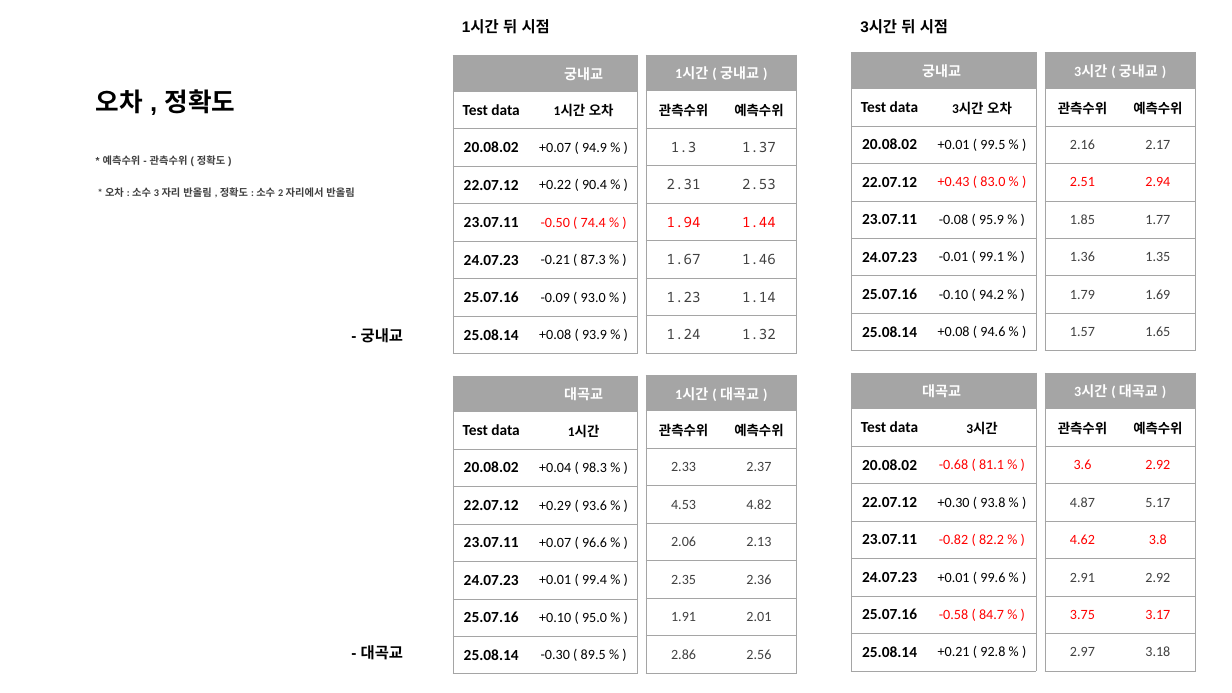
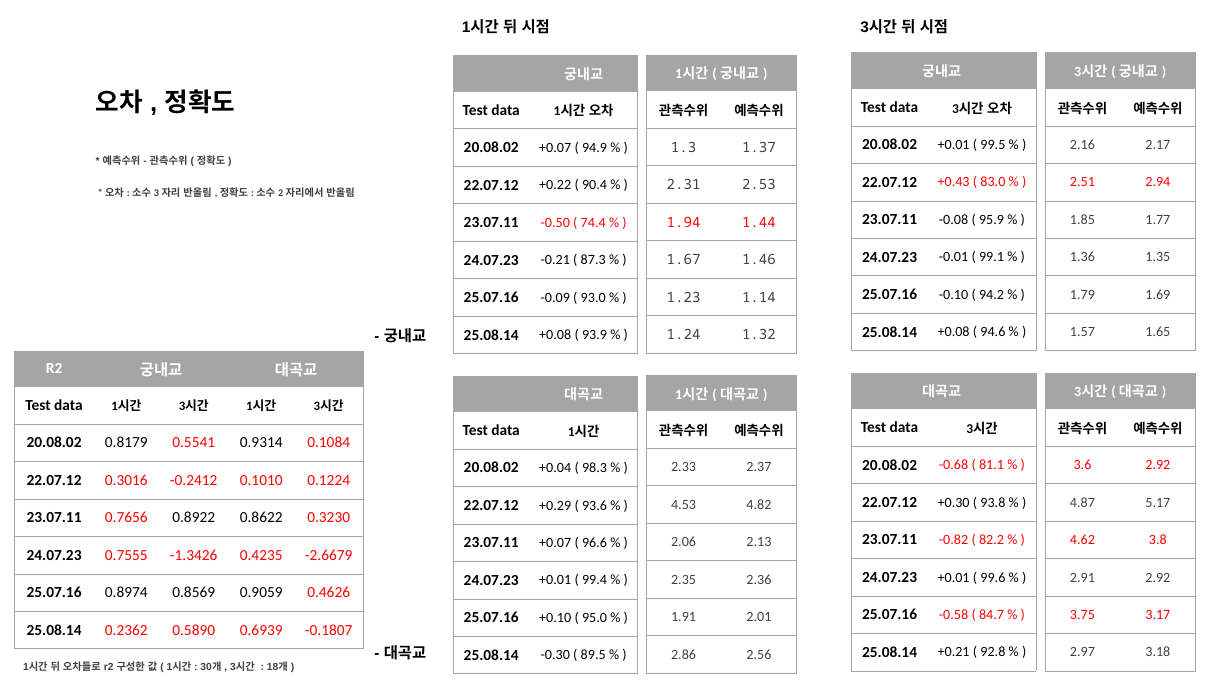
Before and after one commit to JEONGMIN0000/TrainDataCreater_LSTM, a slide deck: slide 52 of ParallelLSTM/result/탄천 수위예측 AI 성능 개선 결과.pptx. Drawn at 1232x693 pixels with LibreOffice and Linux fonts; fonts in the diff are those of the drawing. Boxes give left, top, right and bottom in pixels: in the first picture for what was removed or moved away, otherwise in the second. Text is boxed around its words. In the diff, an @@ line names an element or a change of style, - is before the commit and + after.

Commit message:
지점 수위들로 r2 계산한 결과 추가

```diff
--- a/ParallelLSTM/result/탄천 수위예측 AI 성능 개선 결과.pptx
+++ b/ParallelLSTM/result/탄천 수위예측 AI 성능 개선 결과.pptx
@@ text "- 궁내교": place and size @@
-text "- 궁내교" at bbox=[361, 328, 403, 343]
+text "- 궁내교" at bbox=[384, 328, 426, 343]
@@ table added at bbox=[15, 351, 366, 650], 8 rows, 5 columns @@
+R2 | 궁내교 |  | 대곡교 | 
+Test data | 1시간 | 3시간 | 1시간 | 3시간
+20.08.02 | 0.8179 | 0.5541 | 0.9314 | 0.1084
+22.07.12 | 0.3016 | -0.2412 | 0.1010 | 0.1224
+23.07.11 | 0.7656 | 0.8922 | 0.8622 | 0.3230
+24.07.23 | 0.7555 | -1.3426 | 0.4235 | -2.6679
+25.07.16 | 0.8974 | 0.8569 | 0.9059 | 0.4626
+25.08.14 | 0.2362 | 0.5890 | 0.6939 | -0.1807
@@ text "- 대곡교": place and size @@
-text "- 대곡교" at bbox=[361, 645, 403, 660]
+text "- 대곡교" at bbox=[384, 645, 426, 660]
@@ text added at bbox=[23, 661, 288, 671], 8 pt, text #404040, bold @@
+1시간 뒤 오차들로 r2 구성한 값 ( 1시간 : 30개 , 3시간 : 18개 )
```
Also in this commit, not shown: 3 other files.
